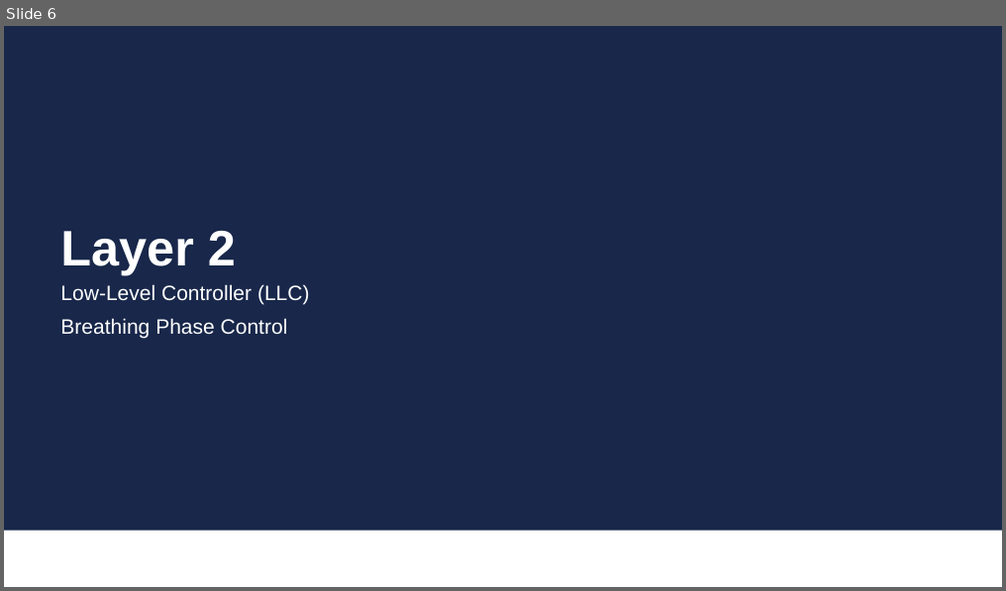
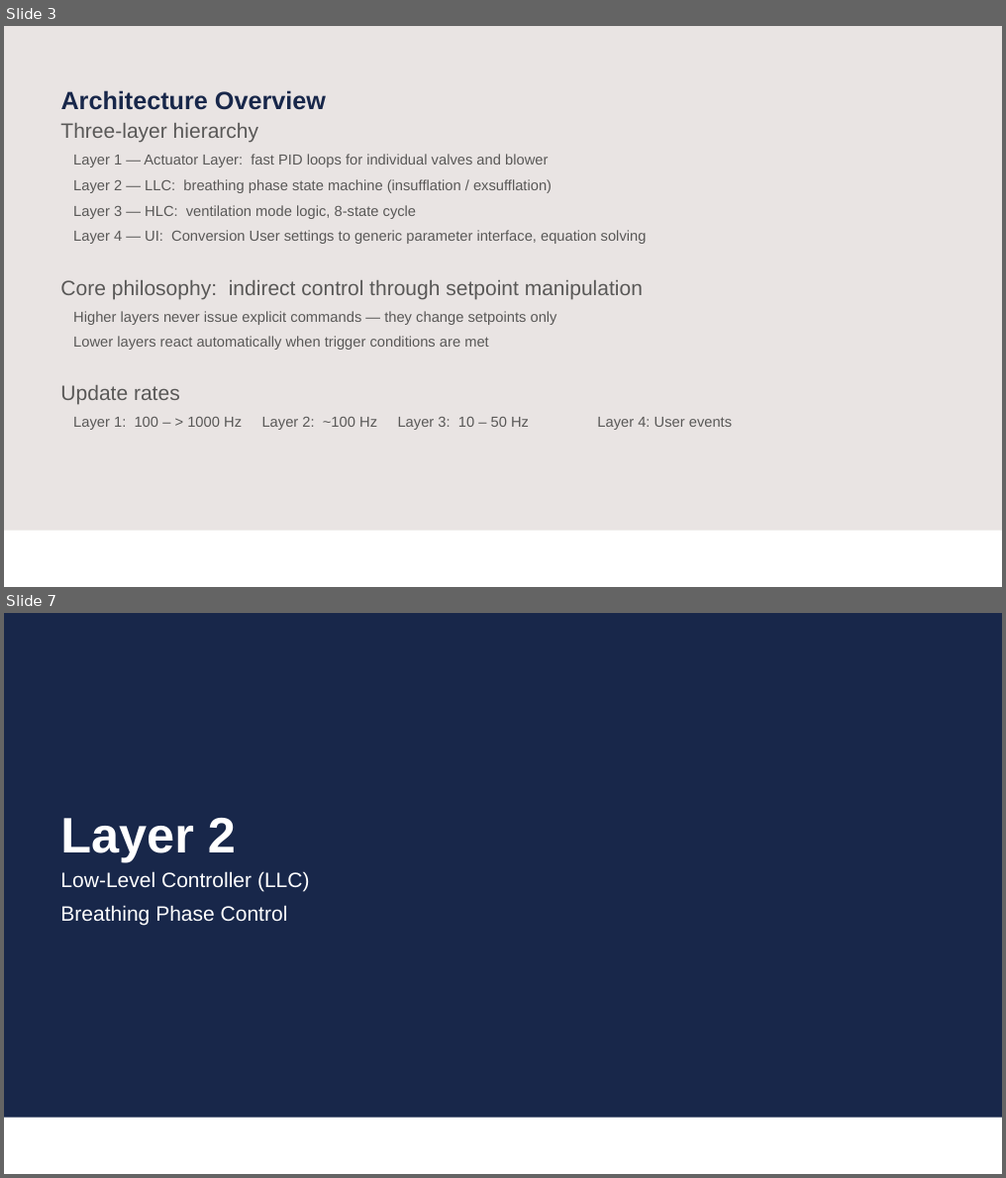
Before and after one commit to Teknosofen/ParallelMixer, a slide deck: documentation/presentation/Ventilator_Control_Architecture.pptx. Shown one above the other, each under a label of ours: slide 6 before the commit, slides 3 and 7 after it; the slides between them are not shown. The pictures are 1006x591 and 1006x1178 pixels, drawn with LibreOffice and Linux fonts; fonts in the diff are those of the drawing; background and template pictures are left out. Boxes give left, top, right and bottom in pixels: in the first picture for what was removed or moved away, otherwise in the second. Text is boxed around its words. In the diff, an @@ line names an element or a change of style, - is before the commit and + after.

```diff
--- a/documentation/presentation/Ventilator_Control_Architecture.pptx
+++ b/documentation/presentation/Ventilator_Control_Architecture.pptx
@@ slide 3 added at bbox=[4, 26, 1002, 587], background #FFFFFF @@
@@ rectangle added at bbox=[4, 26, 1002, 531], fill #E9E4E3 @@
@@ title added at bbox=[61, 90, 326, 110], 24 pt, text #18274A, bold @@
+Architecture Overview
@@ text added at bbox=[60, 123, 732, 430], 14 pt, text #595857 @@
+Three-layer hierarchy
+  Layer 1 — Actuator Layer: fast PID loops for individual valves and blower
+  Layer 2 — LLC: breathing phase state machine (insufflation / exsufflation)
+  Layer 3 — HLC: ventilation mode logic, 8-state cycle
+  Layer 4 — UI: Conversion User settings to generic parameter interface, equation solving
+Core philosophy: indirect control through setpoint manipulation
+  Higher layers never issue explicit commands — they change setpoints only
+  Lower layers react automatically when trigger conditions are met
+Update rates
+  Layer 1: 100 – > 1000 Hz Layer 2: ~100 Hz Layer 3: 10 – 50 Hz Layer 4: User events
@@ what was slide 6 is now slide 7 @@
```
Also in this commit, not shown: 9 slides changed, 11 other slides added, 4 slides removed, 10 other files.
